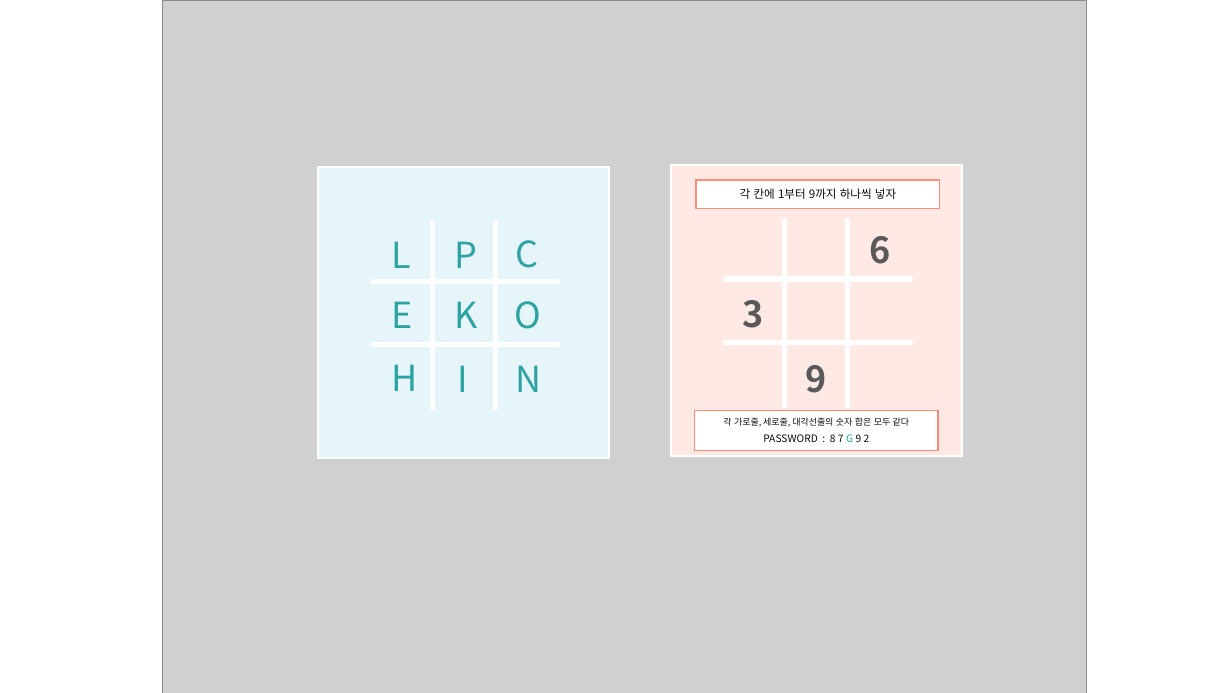
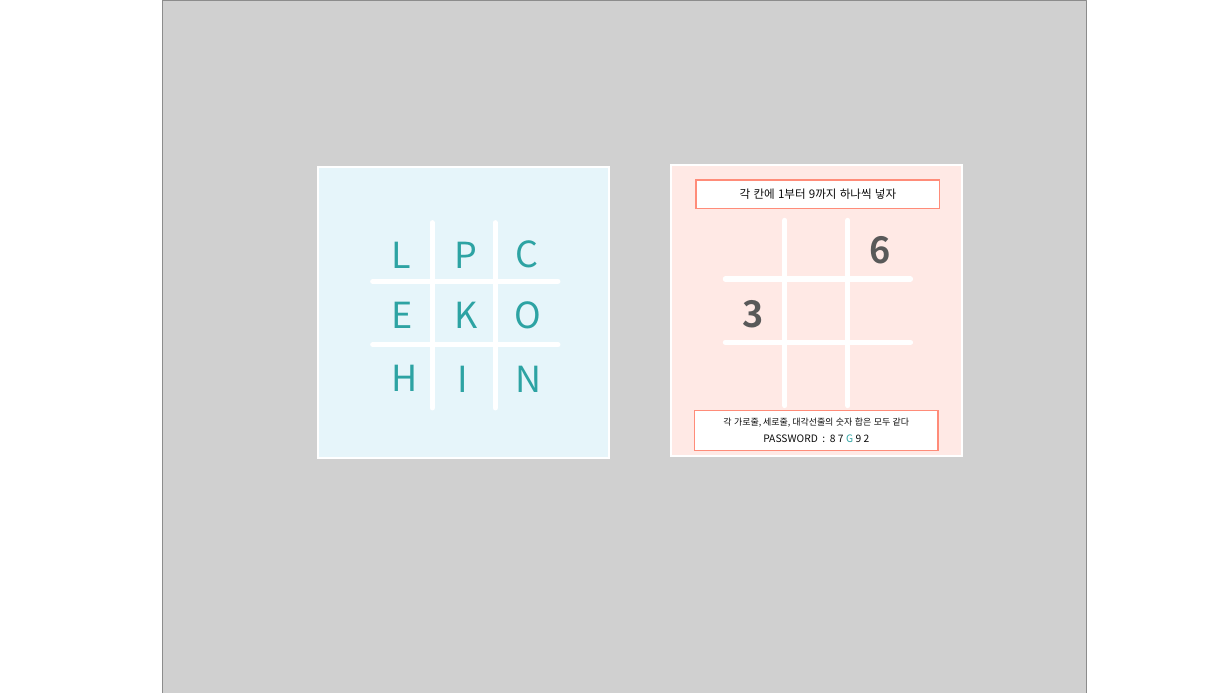
Before and after one commit to SangYoonLee1231/TIL_Study_Note, a slide deck: slide 17 of 미궁 제작 작업/PASSWORLD ESCAPE/패스월드 이스케이프 수정본.pptx (slide 15 before the commit). Drawn at 1232x693 pixels with LibreOffice and Linux fonts; fonts in the diff are those of the drawing; grey boxes stand for pictures. Boxes give left, top, right and bottom in pixels: in the first picture for what was removed or moved away, otherwise in the second. Text is boxed around its words. In the diff, an @@ line names an element or a change of style, - is before the commit and + after.

```diff
--- a/미궁 제작 작업/PASSWORLD ESCAPE/패스월드 이스케이프 수정본.pptx
+++ b/미궁 제작 작업/PASSWORLD ESCAPE/패스월드 이스케이프 수정본.pptx
@@ text removed at (x1=806, y1=365, x2=827, y2=393) @@
-9
```
Also in this commit, not shown: 4 other slides changed, 2 slides added, 17 other files.
